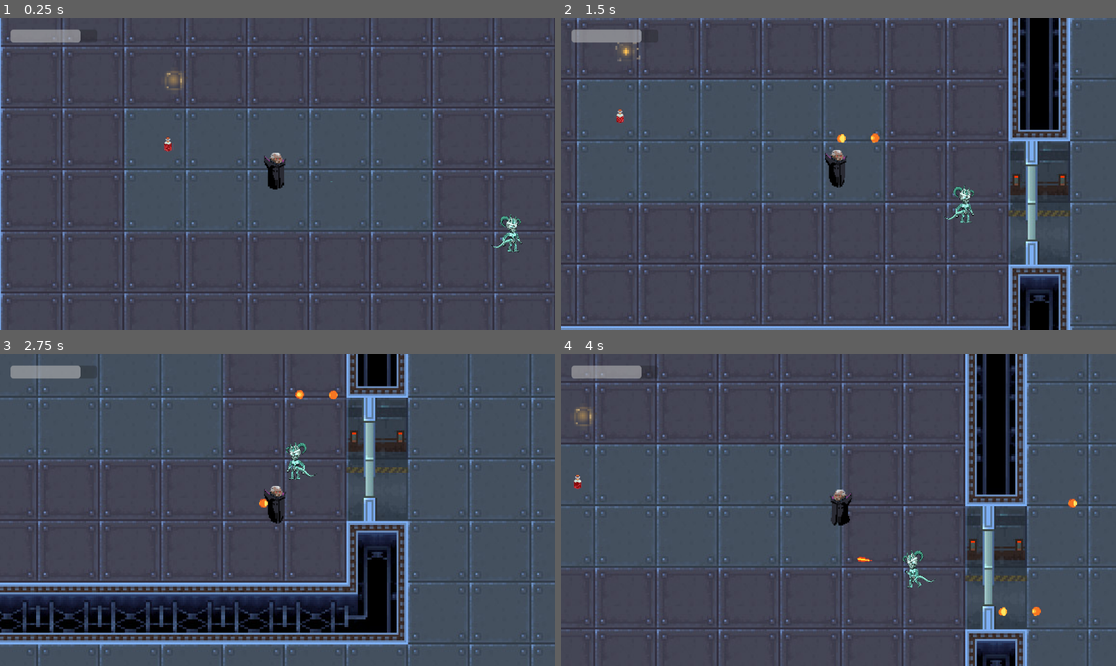
Above: before the commit, frames 1-4 (two rows, left to right).
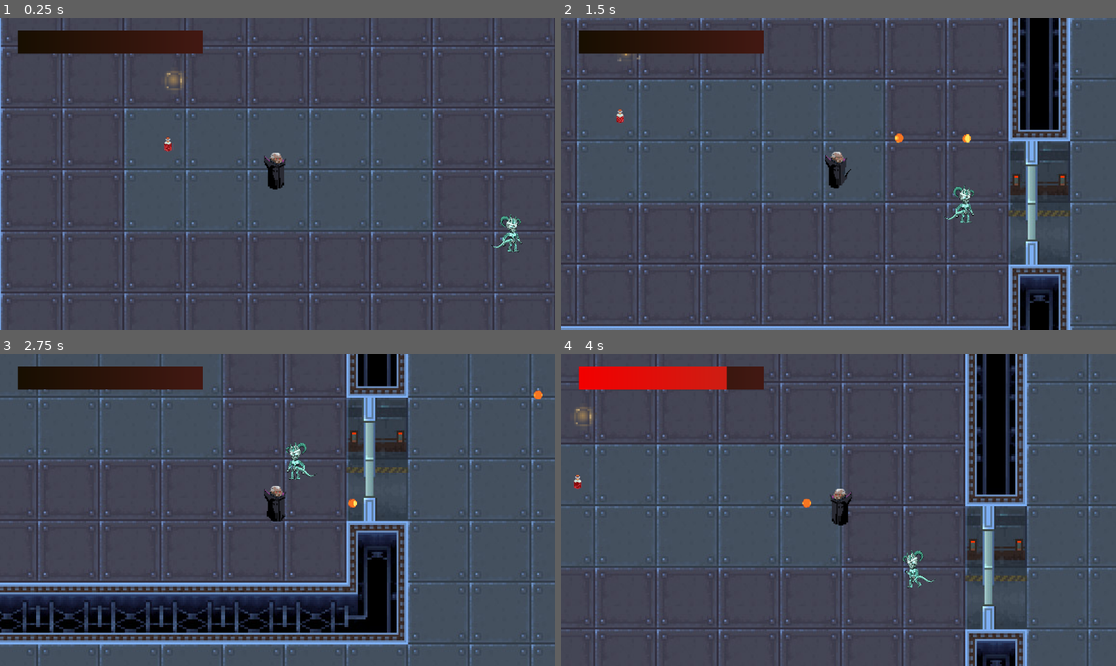
Above: after the commit, the same moments.

Repository: brianxiaodev/bloodmoon
Game: Godot game, scene res://scenes/blood_moon.tscn
Same seed, same stepped clock (60 frames per second), same inputs: the game is played once before the commit and once after it.
Inputs:
- Up to frame 1 (0.25 s): no input
- Up to frame 2 (1.5 s): hold Right (ui_right) 0.53-1.28 s; hold Space (shoot) 0.53-1.28 s; hold Down (ui_down) from 1.28 s (still down); tap Shift (dash) at 1.35 s
- Up to frame 3 (2.75 s): tap Space (shoot) at 1.55 s; release Down (ui_down) at 2.03 s; hold Right (ui_right) from 2.03 s (still down); hold Space (shoot) from 2.03 s (still down)
- Up to frame 4 (4 s): release Right (ui_right) at 2.78 s; release Space (shoot) at 2.78 s; hold Up (ui_up) 2.78-3.53 s; tap Z (stealth) at 2.85 s; tap Space (shoot) at 3.05 s; hold Left (ui_left) from 3.53 s (still down); hold Space (shoot) from 3.53 s (still down)

The runs differ from the first frame. In frame 1, 2.5% of the frame differs, in the area x 1-60%, y 3-53%; in frame 2, 2.8%; in frame 3, 2.7%; in frame 4, 2.9%, in the area x 1-93%, y 3-84%.
Error after the commit: Invalid assignment of property or key 'value' with value of type 'int' on a base object of type 'null instance'. (res://scripts/health.gd:22)

Commit message:
partial hp bar changes

Diff:
--- a/project.godot
+++ b/project.godot
@@ -75,6 +75,10 @@
 "events": [Object(InputEventKey,"resource_local_to_scene":false,"resource_name":"","device":-1,"window_id":0,"alt_press …(192 unchanged characters)…
 ]
 }
+aim={
+"deadzone": 0.2,
+"events": []
+}
 
 [layer_names]
 
--- a/scenes/blood_moon.tscn
+++ b/scenes/blood_moon.tscn
@@ -29,7 +29,7 @@
 script = ExtResource("4_q6r7r")
 
 [node name="Bullet" parent="." instance=ExtResource("6_3kn01")]
-position = Vector2(-416, -205)
+position = Vector2(-348, -887)
 
 [node name="Item7" parent="." instance=ExtResource("8_1dman")]
 position = Vector2(1197, -196)
--- a/scenes/ui.tscn
+++ b/scenes/ui.tscn
@@ -1,11 +1,32 @@
-[gd_scene load_steps=0 format=3 uid="uid://dfyumq44xaxsu"]
+[gd_scene load_steps=5 format=3 uid="uid://dfyumq44xaxsu"]
+
+[sub_resource type="Gradient" id="Gradient_xlq6p"]
+colors = PackedColorArray(0.0941176, 0.0588235, 0.00392157, 1, 0.262745, 0.0980392, 0.0745098, 1)
+metadata/_snap_enabled = true
+
+[sub_resource type="GradientTexture2D" id="GradientTexture2D_nt7q6"]
+gradient = SubResource("Gradient_xlq6p")
+width = 384
+height = 48
+
+[sub_resource type="Gradient" id="Gradient_nt7q6"]
+colors = PackedColorArray(0.952941, 0, 0, 1, 0.772549, 0.14902, 0.0980392, 1)
+
+[sub_resource type="GradientTexture2D" id="GradientTexture2D_x4jx1"]
+gradient = SubResource("Gradient_nt7q6")
+width = 384
+height = 48
+metadata/_snap_enabled = true
 
 [node name="UI" type="CanvasLayer"]
 
-[node name="HealthBar" type="ProgressBar" parent="."]
-offset_left = 22.0
-offset_top = 24.0
-offset_right = 202.0
-offset_bottom = 51.0
-step = 1.0
-show_percentage = false
+[node name="HealthBar" type="TextureProgressBar" parent="."]
+anchors_preset = -1
+anchor_right = 0.729
+anchor_bottom = 0.665
+offset_left = 37.0
+offset_top = 26.0
+offset_right = -418.808
+offset_bottom = -340.92
+texture_under = SubResource("GradientTexture2D_nt7q6")
+texture_progress = SubResource("GradientTexture2D_x4jx1")
--- a/scenes/vampire.tscn
+++ b/scenes/vampire.tscn
@@ -138,22 +138,22 @@
 [sub_resource type="SpriteFrames" id="SpriteFrames_fiyks"]
 animations = [{
 "frames": [{
-"duration": 1.0,
+"duration": 0.25,
 "texture": SubResource("AtlasTexture_1ap6k")
 }, {
-"duration": 1.0,
+"duration": 0.25,
 "texture": SubResource("AtlasTexture_qors7")
 }, {
-"duration": 1.0,
+"duration": 0.25,
 "texture": SubResource("AtlasTexture_h2yc6")
 }, {
-"duration": 1.0,
+"duration": 0.25,
 "texture": SubResource("AtlasTexture_kcw61")
 }, {
-"duration": 1.0,
+"duration": 0.25,
 "texture": SubResource("AtlasTexture_anhdl")
 }, {
-"duration": 1.0,
+"duration": 0.25,
 "texture": SubResource("AtlasTexture_tqr1q")
 }, {
 "duration": 1.0,
@@ -276,7 +276,7 @@
 visibility_layer = 17
 position = Vector2(0, -17)
 sprite_frames = SubResource("SpriteFrames_fiyks")
-animation = &"idle"
+animation = &"attack"
 
 [node name="AttackSpawnPoint" type="Marker2D" parent="AnimatedSprite2D"]
 position = Vector2(20, 10)
@@ -316,6 +316,7 @@
 [node name="HurtFlashTimer" type="Timer" parent="."]
 wait_time = 0.2
 
+[connection signal="animation_finished" from="AnimatedSprite2D" to="." method="_on_animated_sprite_2d_animation_finished"]
 [connection signal="timeout" from="BoostTimer" to="." method="_on_boost_timer_timeout"]
 [connection signal="timeout" from="BatsCooldown" to="." method="_on_bats_timer_timeout"]
 [connection signal="timeout" from="DashTimer" to="." method="_on_dash_timer_timeout"]
--- a/scripts/bullet.gd
+++ b/scripts/bullet.gd
@@ -1,7 +1,7 @@
 extends Area2D
 class_name  Bullet
 
-@export var speed: float = 100
+@export var speed: float = 250
 @export var animation_name: String = "bat"
 @onready var kill_timer = $KillTimer
 
--- a/scripts/health.gd
+++ b/scripts/health.gd
@@ -3,6 +3,8 @@
 signal health_changed(new_health: int)
 
 @export var _health_internal: int = 100
+@onready var health_bar = get_node("../UI/HealthBar")
+
 
 var health: int:
 	get:
@@ -14,3 +16,7 @@
 			print(value)
 			_health_internal = value
 			health_changed.emit(_health_internal)
+			_update_health_bar()
+
+func _update_health_bar():
+	health_bar.value = _health_internal
--- a/scripts/vampire.gd
+++ b/scripts/vampire.gd
@@ -36,19 +36,13 @@
 var dash_active = false
 var shadow_active = false
 var is_dead = false
+var last_movement_direction = Vector2.RIGHT
+var is_attacking = false
 
 
 
 func _ready():
-	var direction = Vector2.RIGHT
-	var bats_instance = Bats.instantiate()
-	bats_instance.ignore_body = self
-	bats_instance.set_direction(direction)
-	bats_instance.get_node("AnimatedSprite2D").play("bat")
-	bats_instance.get_node("AnimatedSprite2D").scale = Vector2(0.1, 0.1)
-	add_child(bats_instance)
-	bats_instance.global_position = attack_spawn_point.global_position
-
+	pass
 
 func _physics_process(_delta: float) -> void:
 	if is_dead:
@@ -56,24 +50,30 @@
 		move_and_slide()
 		return
 
+	attack_spawn_point.position = get_aim_direction() * 10
+
 	var movement_direction := Vector2.ZERO
 
 	if Input.is_action_pressed("ui_up"):
-		$AnimatedSprite2D.play("move")
 		movement_direction.y = -1
 	if Input.is_action_pressed("ui_down"):
-		$AnimatedSprite2D.play("move")
 		movement_direction.y = 1
 	if Input.is_action_pressed("ui_left"):
-		$AnimatedSprite2D.play("move")
 		movement_direction.x = -1
 		$AnimatedSprite2D.scale.x = -1
 	if Input.is_action_pressed("ui_right"):
-		$AnimatedSprite2D.play("move")
 		movement_direction.x = 1
 		$AnimatedSprite2D.scale.x = 1
 
 	movement_direction = movement_direction.normalized()
+	if movement_direction != Vector2.ZERO:
+		last_movement_direction = movement_direction
+
+	if movement_direction != Vector2.ZERO and not is_attacking:
+		$AnimatedSprite2D.play("move")
+	elif not is_attacking:
+		$AnimatedSprite2D.play("idle")
+
 	if is_dashing:
 		velocity = dash_direction * dash_speed
 	else:
@@ -89,6 +89,23 @@
 
 	if event.is_action_pressed("stealth") and not is_stealth:
 		start_stealth()
+
+func get_aim_direction() -> Vector2:
+	var aim_direction = Vector2.ZERO
+
+	if Input.is_action_pressed("ui_up"):
+		aim_direction.y = -1
+	if Input.is_action_pressed("ui_down"):
+		aim_direction.y = 1
+	if Input.is_action_pressed("ui_left"):
+		aim_direction.x = -1
+	if Input.is_action_pressed("ui_right"):
+		aim_direction.x = 1
+
+	if aim_direction != Vector2.ZERO:
+		return aim_direction.normalized()
+	else:
+		return last_movement_direction  # Use last direction if no input
 
 
 	#if event.is_action_pressed("shoot"): #old semi auto shooting
@@ -145,24 +162,31 @@
 	#bats_active = false
 	#right now this doesnt do anything
 	pass
-
 func shoot():
 	if attack_cooldown.is_stopped():
-		# Main Bullet
+		is_attacking = true
 		$AnimatedSprite2D.animation = "attack"
 		$AnimatedSprite2D.speed_scale = 2.5
 		$AnimatedSprite2D.play()
+
 		var bullet_instance = Bullet.instantiate()
 		bullet_instance.ignore_body = self
 		bullet_instance.animation_name = "fireball"
-		var direction = (attack_direction.global_position - attack_spawn_point.global_position).normalized()
-		emit_signal("player_fired_bullet", bullet_instance, attack_spawn_point.global_position, direction)
+
+		var direction = get_aim_direction()
+		if direction == Vector2.ZERO:
+			direction = Vector2($AnimatedSprite2D.scale.x, 0)  # Default to facing
+
+		emit_signal("player_fired_bullet", bullet_instance, attack_spawn_point.global_position + Vector2(0, 10), direction)
 		attack_cooldown.start()
 
 	if bats_cooldown.is_stopped() and bats_active:
 		var bats_instance = Bats.instantiate()
-		var direction = (attack_direction.global_position - attack_spawn_point.global_position).normalized()
-		var angle_variation = deg_to_rad(randf_range(-20, 20))  # up to ±15 degrees
+		var direction = get_aim_direction()
+		if direction == Vector2.ZERO:
+			direction = Vector2($AnimatedSprite2D.scale.x, 0)
+
+		var angle_variation = deg_to_rad(randf_range(-20, 20))
 		var varied_direction = direction.rotated(angle_variation)
 
 		bats_instance.ignore_body = self
@@ -171,6 +195,7 @@
 		emit_signal("player_fired_bullet", bats_instance, attack_spawn_point.global_position, varied_direction)
 
 		bats_cooldown.start()
+
 
 
 func handle_hit():
@@ -218,3 +243,8 @@
 func _on_hurt_flash_timer_timeout() -> void:
 	is_hurt = false
 	$AnimatedSprite2D.modulate = Color(1,1,1)
+
+
+func _on_animated_sprite_2d_animation_finished() -> void:
+	if $AnimatedSprite2D.animation == "attack":
+		is_attacking = false
Not shown: 1 places in scenes/health.tscn that only renumber resources
